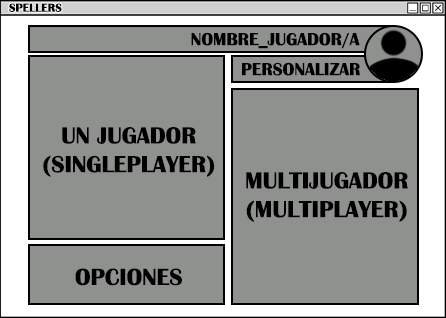
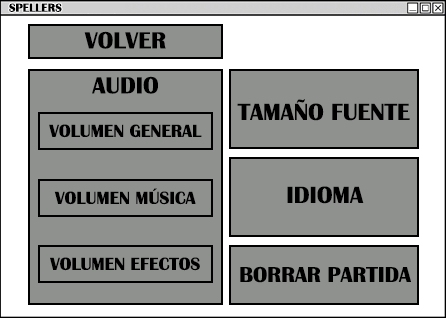
Layer changes from the first 446x318 image to the second:
added group "OPCIONES" (1st of 4, in "PANTALLAS") with 18 layers in group "PANTALLAS" over [28, 24, 419, 305]
added group "TEXTO" (1st of 12, in "PANTALLAS" › "OPCIONES") with 8 layers in group "OPCIONES" over [49, 31, 411, 283]
added layer "IDIOMA" (1st of 2, in "PANTALLAS" › "OPCIONES" › "TEXTO") in group "TEXTO" over [287, 186, 364, 204]
added layer "TAMAÑO FUENTE" in group "TEXTO" over [237, 99, 410, 121]
added layer "BORRAR PARTIDA" in group "TEXTO" over [240, 266, 411, 283]
added layer "VOLUMEN EFECTOS" in group "TEXTO" over [50, 257, 200, 271]
added layer "VOLUMEN MÚSICA" in group "TEXTO" over [54, 188, 196, 205]
added layer "VOLUMEN GENERAL" in group "TEXTO" over [49, 124, 202, 138]
added layer "AUDIO" (1st of 2, in "PANTALLAS" › "OPCIONES" › "TEXTO") in group "TEXTO" over [92, 76, 158, 94]
added layer "VOLVER" (1st of 12, in "PANTALLAS" › "OPCIONES" › "TEXTO") in group "TEXTO" over [84, 31, 166, 49]
added group "PLACEHOLDERS" (1st of 12, in "PANTALLAS" › "OPCIONES") with 8 layers in group "OPCIONES" over [28, 24, 419, 305]
added layer "BORRAR" in group "PLACEHOLDERS" over [229, 245, 417, 305]
added layer "IDIOMA" (2nd of 2, in "PANTALLAS" › "OPCIONES" › "PLACEHOLDERS") in group "PLACEHOLDERS" over [229, 157, 417, 237]
added layer "FUENTE" in group "PLACEHOLDERS" over [229, 69, 419, 149]
added layer "EFECTOS" in group "PLACEHOLDERS" over [38, 246, 213, 283]
added layer "MUSICA" in group "PLACEHOLDERS" over [38, 179, 213, 217]
added layer "GENERAL" in group "PLACEHOLDERS" over [38, 112, 213, 150]
added layer "AUDIO" (2nd of 2, in "PANTALLAS" › "OPCIONES" › "PLACEHOLDERS") in group "PLACEHOLDERS" over [28, 69, 223, 303]
added layer "VOLVER" (2nd of 12, in "PANTALLAS" › "OPCIONES" › "PLACEHOLDERS") in group "PLACEHOLDERS" over [28, 24, 223, 59]
hid group "MENÚ_PRINCIPAL" (26 layers) over [28, 25, 423, 305]
